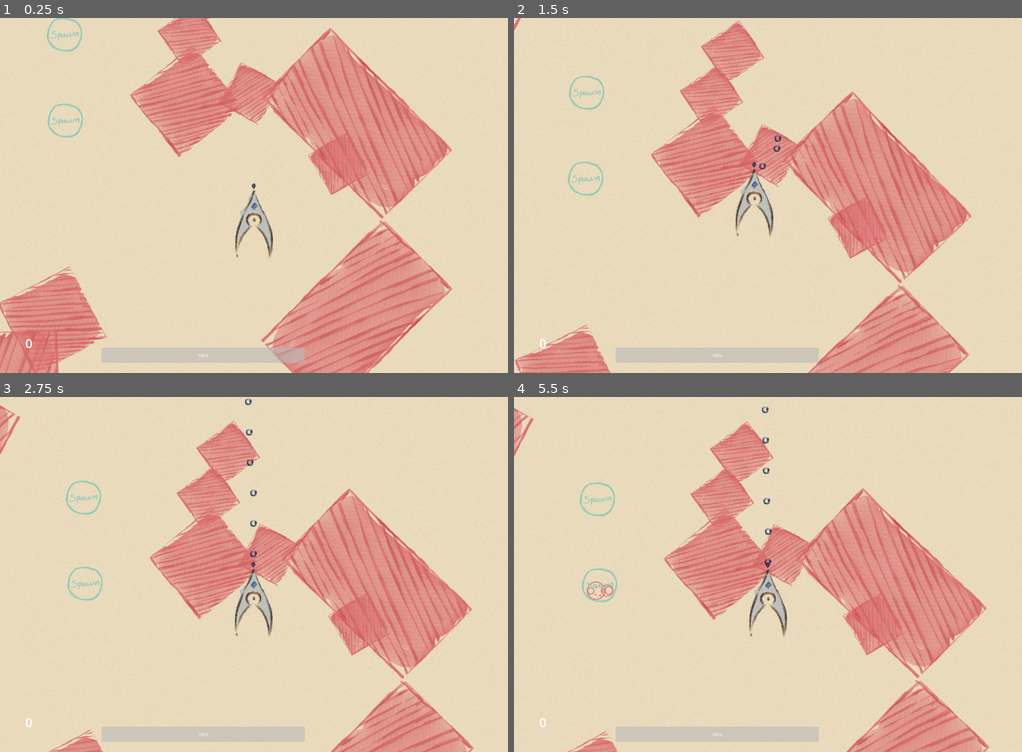
Above: before the commit, frames 1-4 (two rows, left to right).
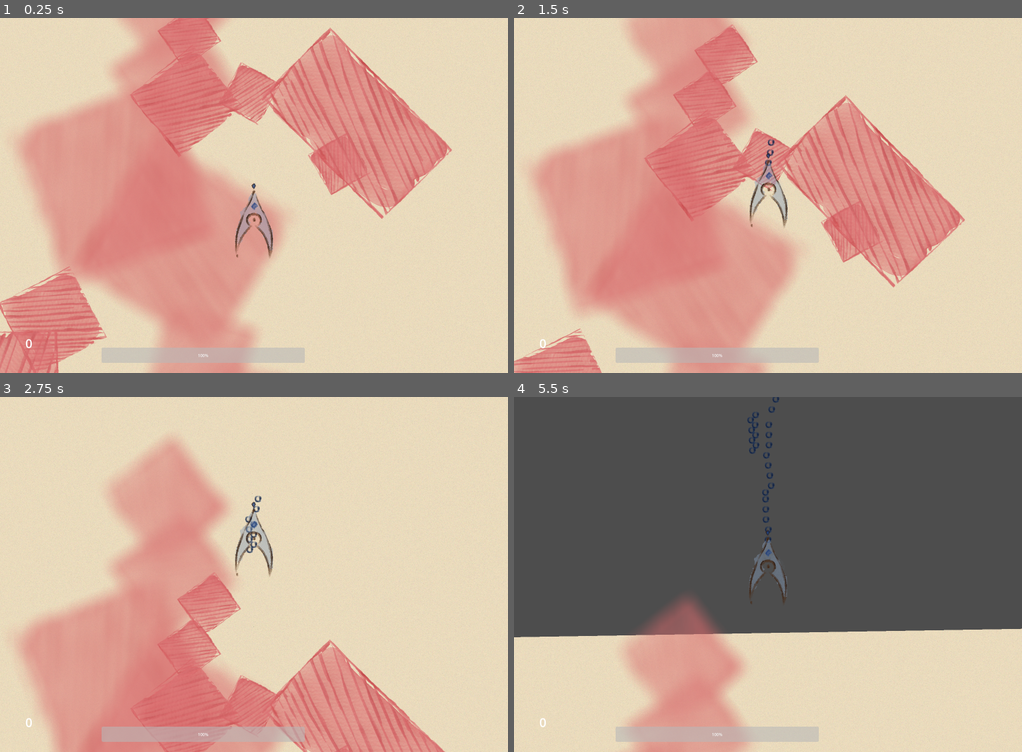
Above: after the commit, the same moments.

Repository: AustereTriceratops/BulletHellEngine
Game: Godot game, scene res://levels/test_levels/environmentTest.tscn
Two runs of this game, one before a commit and one after it. Both use one fixed random seed, a clock stepped at 60 frames per second and the inputs below. This scene is started directly instead of the project's main scene.
Inputs (mouse positions are in pixels of both pictures, inside the frame that each line leads up to):
- Up to frame 1 (0.25 s): no input
- Up to frame 2 (1.5 s): tap Enter at 0.5 s; move the mouse to (793, 195) at 0.52 s; hold Q (look_left) 0.53-1.28 s; hold W (player_up) from 0.53 s (still down); move the mouse to (742, 195) at 1.27 s; tap E (look_right) at 1.35 s
- Up to frame 3 (2.75 s): keep holding W (player_up); move the mouse to (264, 567) at 2.02 s; hold Shift (shift) from 2.03 s (still down)
- Up to frame 4 (5.5 s): keep holding W (player_up); move the mouse to (762, 581) at 2.77 s; release Shift (shift) at 2.78 s; tap Q (look_left) at 2.85 s; move the mouse to (803, 578) at 3.52 s; hold E (look_right) 3.53-4.28 s; move the mouse to (727, 570) at 4.27 s; tap Shift (shift) at 4.35 s; move the mouse to (773, 574) at 5.02 s; hold Q (look_left) from 5.03 s (still down)

The runs differ from the first frame. In frame 1, 35% of the frame differs, in the area x 3-90%, y 0-100%; in frame 2, 39%; in frame 3, 44%; in frame 4, 77%, in the area x 0-100%, y 0-100%.

Commit message:
added background parallax + blur effect

Diff:
--- a/enemies/follow_enemy.gd
+++ b/enemies/follow_enemy.gd
@@ -162,14 +162,14 @@
 # ========================
 
 func _on_hitbox_body_entered(body: Node2D):
+	# layer 1: Player
+	if body.get_collision_layer_value(1) && state == 'lunging':
+		body.damage(contactDamage)
 	# layer 3: PlayerBullets
 	if body.get_collision_layer_value(3):
 		body.hit()
 		damage(body.damageAmt)
 		isAggressive = true
-	# layer 1: Player
-	if body.get_collision_layer_value(1) && state == 'lunging':
-		body.damage(contactDamage)
 
 
 func _on_melee_timer_timeout() -> void:
--- a/levels/test_levels/environmentTest.tscn
+++ b/levels/test_levels/environmentTest.tscn
@@ -6,6 +6,7 @@
 [ext_resource type="Texture2D" uid="uid://ic8nqfx5rv0a" path="res://levels/assets/wall_1.png" id="4_ah61e"]
 [ext_resource type="Texture2D" uid="uid://bfmnpfln1sg5" path="res://levels/assets/wall_2.png" id="5_04baa"]
 [ext_resource type="Texture2D" uid="uid://c7lqfgjx2hbcd" path="res://levels/assets/wall_3.png" id="6_hg5gq"]
+[ext_resource type="Texture2D" uid="uid://dxgjitwr8kdr3" path="res://levels/assets/redparticle_2_blur.png" id="7_8242n"]
 
 [sub_resource type="TileSetAtlasSource" id="TileSetAtlasSource_ovpp1"]
 texture = ExtResource("3_256gs")
@@ -16,21 +17,72 @@
 tile_size = Vector2i(1024, 1024)
 sources/0 = SubResource("TileSetAtlasSource_ovpp1")
 
+[sub_resource type="Shader" id="Shader_svqv7"]
+code = "shader_type canvas_item;
+
+#define pow2(x) (x * x)
+#define iResolution 1.0/SCREEN_PIXEL_SIZE
+
+uniform sampler2D iChannel0;
+uniform float strength : hint_range(0.0, 5.0, 0.1) = 1.0;
+const float pi = atan(1.0) * 4.0;
+const int samples = 3;
+const float sigma = float(samples) * 0.25;
+
+float gaussian(vec2 i) {
+    return 1.0 / (2.0 * pi * pow2(sigma)) * exp(-((pow2(i.x) + pow2(i.y)) / (2.0 * pow2(sigma))));
+}
+
+vec3 blur(sampler2D sp, vec2 uv, vec2 scale) {
+    vec3 col = vec3(0.0);
+    float accum = 0.0;
+    float weight;
+    vec2 offset;
+
+    for (int x = -samples / 2; x < samples / 2; ++x) {
+        for (int y = -samples / 2; y < samples / 2; ++y) {
+            offset = vec2(float(x), float(y));
+            weight = gaussian(offset);
+            col += texture(sp, uv + scale * offset).rgb * weight;
+            accum += weight;
+        }
+    }
+
+    return col / accum;
+}
+
+void fragment() {
+    vec2 ps = vec2(1.0) / iResolution.xy * .000001 * strength;
+    vec2 uv = UV ;
+
+    COLOR.rgb = blur(iChannel0, uv, ps );
+    COLOR.a = 1.0;
+}
+"
+
+[sub_resource type="ShaderMaterial" id="ShaderMaterial_opfmm"]
+shader = SubResource("Shader_svqv7")
+shader_parameter/strength = 3.3
+
 [node name="Level" type="Node2D"]
 script = ExtResource("1_wunpj")
 
 [node name="Spawners" type="Node" parent="."]
 
 [node name="SpawnerCI1" parent="Spawners" instance=ExtResource("3_wity8")]
+visible = false
 position = Vector2(-746, -733)
 
 [node name="SpawnerCI2" parent="Spawners" instance=ExtResource("3_wity8")]
+visible = false
 position = Vector2(-743, -394)
 
 [node name="SpawnerCI3" parent="Spawners" instance=ExtResource("3_wity8")]
+visible = false
 position = Vector2(-1334, 656)
 
 [node name="SpawnerCI4" parent="Spawners" instance=ExtResource("3_wity8")]
+visible = false
 position = Vector2(-527, 782)
 
 [node name="PlayerSpawn" type="Node2D" parent="Spawners"]
@@ -45,6 +97,23 @@
 
 [node name="Sprites" type="Node2D" parent="Environment"]
 
+[node name="Parallax2D" type="Parallax2D" parent="Environment/Sprites"]
+material = SubResource("ShaderMaterial_opfmm")
+scroll_scale = Vector2(0.5, 0.5)
+
+[node name="Sprite2D14" type="Sprite2D" parent="Environment/Sprites/Parallax2D"]
+texture = ExtResource("7_8242n")
+
+[node name="Sprite2D15" type="Sprite2D" parent="Environment/Sprites/Parallax2D"]
+position = Vector2(334, 717)
+rotation = 2.47147
+texture = ExtResource("7_8242n")
+
+[node name="Sprite2D16" type="Sprite2D" parent="Environment/Sprites/Parallax2D"]
+position = Vector2(-1588, -230)
+rotation = 3.54045
+texture = ExtResource("7_8242n")
+
 [node name="Sprite2D" type="Sprite2D" parent="Environment/Sprites"]
 position = Vector2(-16, -501)
 rotation = 0.498929
@@ -68,16 +137,19 @@
 texture = ExtResource("4_ah61e")
 
 [node name="Sprite2D10" type="Sprite2D" parent="Environment/Sprites"]
+visible = false
 position = Vector2(-1338, -449)
 rotation = 1.51418
 texture = ExtResource("4_ah61e")
 
 [node name="Sprite2D12" type="Sprite2D" parent="Environment/Sprites"]
+visible = false
 position = Vector2(-1529, 238)
 rotation = -1.57225
 texture = ExtResource("4_ah61e")
 
 [node name="Sprite2D13" type="Sprite2D" parent="Environment/Sprites"]
+visible = false
 position = Vector2(-1456, 145)
 rotation = -2.38588
 texture = ExtResource("4_ah61e")
@@ -93,8 +165,10 @@
 texture = ExtResource("5_04baa")
 
 [node name="Sprite2D3" type="Sprite2D" parent="Environment/Sprites"]
+visible = false
 position = Vector2(402, 370)
 rotation = -2.35619
+scale = Vector2(1, 1)
 texture = ExtResource("6_hg5gq")
 
 [node name="Sprite2D4" type="Sprite2D" parent="Environment/Sprites"]
@@ -104,6 +178,7 @@
 texture = ExtResource("6_hg5gq")
 
 [node name="Sprite2D8" type="Sprite2D" parent="Environment/Sprites"]
+visible = false
 position = Vector2(-1323, -854)
 rotation = 0.504575
 texture = ExtResource("6_hg5gq")
@@ -114,6 +189,8 @@
 texture = ExtResource("6_hg5gq")
 
 [node name="Collider" type="StaticBody2D" parent="Environment"]
+process_mode = 4
+visible = false
 collision_layer = 16
 collision_mask = 0
 
Binary file added: levels/assets/redparticle_1.png
Binary file added: levels/assets/redparticle_2.png
Binary file added: levels/assets/redparticle_2_blur.png
Binary file added: levels/assets/redparticle_3.png
Binary file added: levels/assets/redparticle_4.png
Binary file added: levels/assets/redparticle_5.png
Binary file added: levels/assets/redparticle_6.png
Binary file added: levels/assets/redparticle_7.png
Binary file added: levels/assets/redparticle_8.png
Not shown: 1 places in levels/test_levels/environmentTest.tscn that only renumber resources
Not shown, added: levels/assets/redparticle_2.png-autosave.kra
